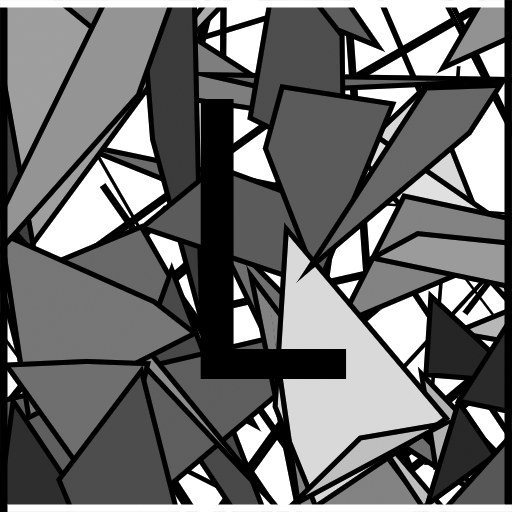
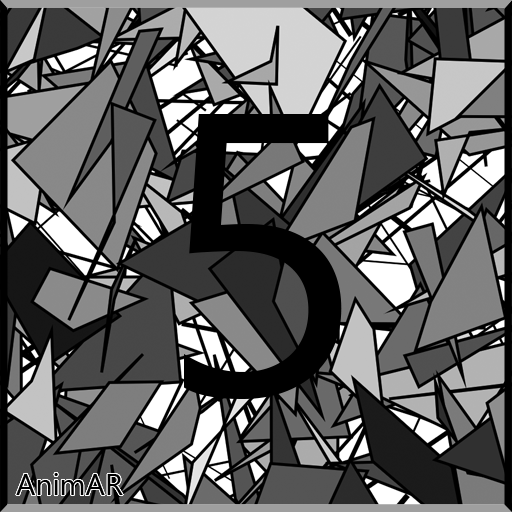
Two versions of the same layered image (512px x 512px). Layer-by-layer changes:
added layer "Layer 7" above "Layer 2" over [15, 471, 124, 497]
painted on "Layer 2" over [0, 0, 512, 512]
renamed "L" to "5", painted on it over [184, 99, 347, 399]
added layer "Layer 8" above "Layer 6" over [0, 0, 512, 512]
